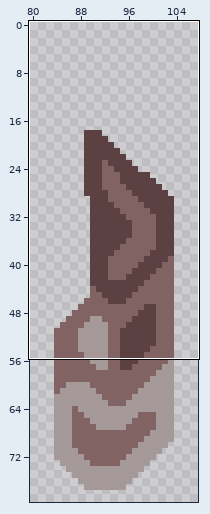
Sprite sheet -- sprites/units/ground/Raze-leg.png. Above: a wide view before the commit, with the close-up outlined.
Close-up. As it was:
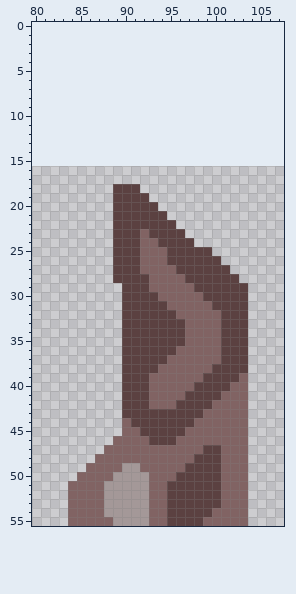
The file is 140x64 pixels. Shown: x 80..107, y 0..55. The old version is drawn lined up with the new one, on the new canvas. The wide view leaves out empty margins.
New version:
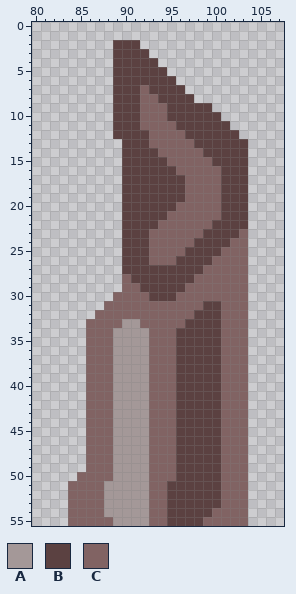
Palette (. is transparent): A #a49898  B #5b4141  C #816363
Diff:
canvas 140x64 -> 140x80, the old top-left corner now at 0,16
y 2: x 89..91 ... -> BBB
y 3: x 89..92 .... -> BBBB
y 4: x 89..93 ..... -> BBBBB
y 5: x 89..94 ...... -> BBBBBB
y 6: x 89..95 ....... -> BBBBBBB
y 7: x 89..96 ........ -> BBBCBBBB
y 8: x 89..97 ......... -> BBBCCBBBB
y 9: x 89..99 ........... -> BBBCCCBBBBB
y 10: x 89..100 ............ -> BBBCCCBBBBBB
y 11: x 89..101 ............. -> BBBCCCCBBBBBB
y 12: x 89..102 .............. -> BBBBCCCCBBBBBB
y 13: x 90..103 .............. -> BBBCCCCCBBBBBB
y 14: x 90..103 .............. -> BBBBCCCCCBBBBB
y 15: x 90..103 .............. -> BBBBBCCCCCBBBB
y 16: x 90..103 .............. -> BBBBBBCCCCCBBB
y 17: x 90..103 .............. -> BBBBBBBCCCCBBB
y 18: x 89 B -> .; x 92..103 ............ -> BBBBBCCCCBBB
y 19: x 89 B -> .; x 93..103 ........... -> BBBBCCCCBBB
y 20: x 89 B -> .; x 94..103 .......... -> BBCCCCCBBB
y 21: x 89 B -> .; x 95..103 ......... -> CCCCCCBBB
y 22: x 89 B -> .; x 94..103 BB........ -> CCCCCCBBBB
y 23: x 89 B -> .; x 92..103 CBBBB....... -> BCCCCCCBBBBC
y 24: x 89 B -> .; x 92 C -> B; x 94..103 BBBB...... -> CCCCBBBBCC
y 25: x 89 B -> .; x 92 C -> B; x 95..96 BB -> CC; x 100..103 .... -> BCCC
y 26: x 89 B -> .; x 92 C -> B; x 95 B -> C; x 100..103 B... -> CCCC
y 27: x 89 B -> .; x 92..95 CCCC -> BBBB; x 99..103 BBB.. -> CCCCC
y 28: x 89..90 BB -> .C; x 93..96 CCCC -> BBBB; x 98..103 BBBBB. -> CCCCCC
y 29: x 90..91 BB -> CC; x 93..96 CCCC -> BBBB; x 98..103 BBBBBB -> CCCCCC
y 30: x 89..92 .BBB -> CCCC; x 94..95 CC -> BB; x 99..103 BBBBB -> CCCCC
y 31: x 88..94 ..BBBBB -> CCCCCCC; x 99 C -> B; x 101..103 BBB -> CCC
y 32: x 87..95 ...BBBBBB -> CCCCCCCCC; x 98..103 CCCBBB -> BBBCCC
y 33: x 86..103 ....BBBBBBBCCCCBBB -> CCCCAACCCCCBBBBCCC
y 34..35: x 86..95 ....BBBBBB -> CCCAAAACCC; x 97..103 CCCCBBB -> BBBBCCC
y 36: x 86..103 ....BBBBBBCCCCCBBB -> CCCAAAACCCBBBBBCCC
y 37: x 86..94 ....BBBBB -> CCCAAAACC; x 96..103 CCCCCBBB -> BBBBBCCC
y 38: x 86..93 ....BBBB -> CCCAAAAC; x 96..99 CCCC -> BBBB; x 101..103 BBB -> CCC
y 39: x 86..92 ....BBB -> CCCAAAA; x 96..98 CCC -> BBB; x 101..102 BB -> CC
y 40: x 86..92 ....BBB -> CCCAAAA; x 96..97 CC -> BB; x 101 B -> C
y 41: x 86..92 ....BBB -> CCCAAAA; x 96 C -> B
y 42: x 86..92 ....BBB -> CCCAAAA; x 100 C -> B
y 43: x 86..95 ....BBBBBB -> CCCAAAACCC; x 99..100 CC -> BB
y 44: x 86..95 ....CBBBBB -> CCCAAAACCC; x 98..100 CCC -> BBB
y 45: x 86..95 ....CCBBBB -> CCCAAAACCC; x 97..100 CCCC -> BBBB
y 46: x 86..100 ...CCCCBBBCCCCC -> CCCAAAACCCBBBBB
y 47: x 86..87 .. -> CC; x 89..92 CCCC -> AAAA; x 96..98 CCC -> BBB
y 48: x 86 . -> C; x 89..92 CCCC -> AAAA; x 96..97 CC -> BB
y 49: x 89 C -> A; x 92 C -> A; x 96 C -> B
